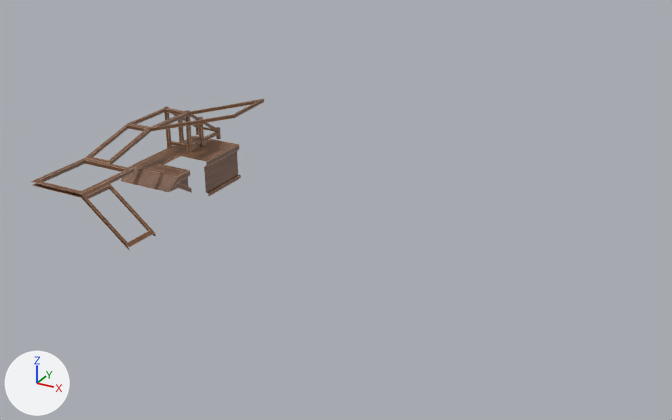
The FBX model Steel Heel Jam/Assets/Art/Meshes/Powerhouse/SM_Wood_01.fbx as it was, and as the next commit left it.
Rendered twice from a camera (50 mm lens) standing at (44.9, -106.8, 56.8) and looking at (-7.3, -12.1, 9.4). The axes (+X, +Y, +Z) are drawn at lower left. The lights are the same throughout.

In view in the first picture: 'SM_Wood_01'.
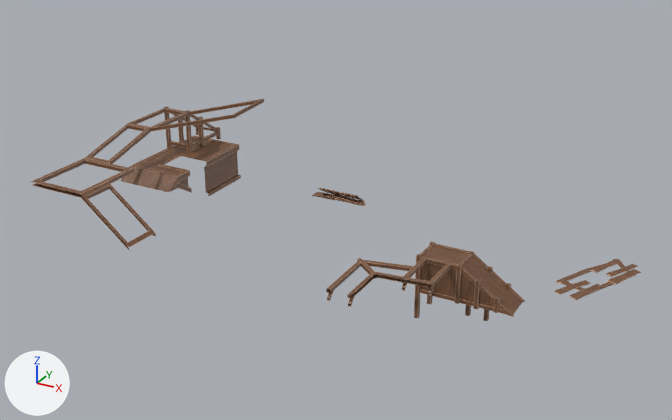
Where the change shows, as pixel boxes (x1, y1, x2, y2) in the pictures (672 x 420 px):
'SM_Wood_01', reshaped (161% wider, 46% taller)
    before: (31, 99, 264, 251)
    after: (31, 99, 641, 321)
part 1 of me_plane_010, added
    after: (427, 264, 450, 288)
part 2 of me_plane_010, added
    after: (401, 258, 426, 283)
part 3 of me_plane_010, added
    after: (427, 241, 435, 305)
part 4 of me_plane_010, added
    after: (414, 254, 422, 318)
part 5 of me_plane_010, added
    after: (465, 251, 475, 316)
part 6 of me_plane_010, added
    after: (483, 266, 493, 321)
part 7 of me_plane_010, added
    after: (455, 264, 463, 304)
part 8 of me_plane_010, added
    after: (473, 279, 481, 309)
part 9 of me_plane_010, added
    after: (493, 297, 500, 313)
part 10 of me_plane_010, added (brown)
    after: (326, 243, 641, 317)
part 11 of me_plane_010, added (brown)
    after: (312, 188, 366, 206)

The change in detail:
me_plane_010 is used by ob_sm_wood_01; location (0.0, 0.0, 0.0).
me_plane_010 had 204 vertices, 151 faces and spanned x -41.2..-23.2, y -30.1..4.6, z 3.5..19.3.
me_plane_010 now has 704 vertices, 530 faces and spans x -41.2..28.8, y -30.1..7.9, z 0.8..19.3.
me_plane_010 part 1: the loose piece of 8 vertices spanning x -37.3..-37.0, y -2.7..4.4, z 9.6..10.1 is copied, and the copy is scaled about its middle by (1.33, 0.776, 1), then moved by (47.9, -21.9, -1.1); it spans x 10.5..11.0, y -23.9..-18.4, z 8.5..9.0.
me_plane_010 part 2: the loose piece of 8 vertices spanning x -37.3..-37.0, y -2.7..4.4, z 9.6..10.1 is copied, and the copy is scaled about its middle by (1.33, 0.825, 1), then moved by (44.9, -22.1, -1.1); it spans x 7.5..8.0, y -24.2..-18.4, z 8.5..9.0.
me_plane_010 part 3: the loose piece of 8 vertices spanning x -37.3..-36.8, y -3.1..-2.6, z 8.9..15.4 is copied, and the copy is scaled about its middle by (1, 1, 1.25), then moved by (44.2, -11.8, -7.0); it spans x 6.8..7.3, y -14.9..-14.4, z 1.1..9.2.
me_plane_010 part 4: the loose piece of 8 vertices spanning x -37.3..-36.8, y -3.1..-2.6, z 8.9..15.4 is copied, and the copy is scaled about its middle by (1, 1, 1.25), then moved by (44.2, -15.5, -7.0); it spans x 6.8..7.3, y -18.7..-18.2, z 1.1..9.2.
me_plane_010 part 5: the loose piece of 8 vertices spanning x -37.3..-36.8, y -3.1..-2.6, z 8.9..15.4 is copied, and the copy is scaled about its middle by (1, 1, 1.27), then moved by (49.1, -11.7, -7.1); it spans x 11.8..12.3, y -14.9..-14.4, z 0.8..9.1.
me_plane_010 part 6: the loose piece of 8 vertices spanning x -37.3..-36.8, y -3.1..-2.6, z 8.9..15.4 is copied, and the copy is scaled about its middle by (1, 1, 1.07), then moved by (51.4, -11.7, -7.9); it spans x 14.1..14.6, y -14.9..-14.4, z 0.8..7.7.
me_plane_010 part 7: the loose piece of 8 vertices spanning x -37.3..-36.8, y -0.1..0.4, z 8.9..13.6 is copied, and the copy is moved by (49.1, -18.5, -4.5); it spans x 11.8..12.3, y -18.6..-18.1, z 4.4..9.1.
me_plane_010 part 8: the loose piece of 8 vertices spanning x -37.3..-36.8, y -3.1..-2.6, z 8.9..15.4 is copied, and the copy is scaled about its middle by (1, 1, 0.545), then moved by (51.4, -15.5, -6.1); it spans x 14.1..14.6, y -18.7..-18.2, z 4.3..7.8.
me_plane_010 part 9: the loose piece of 8 vertices spanning x -37.3..-36.8, y 4.1..4.6, z 8.9..10.7 is copied, and the copy is moved by (53.8, -22.7, -4.5); it spans x 16.4..16.9, y -18.6..-18.1, z 4.4..6.1.
me_plane_010 part 10: 257 vertices added at x 1.1..28.8, y -30.1..1.2, z 4.3..9.1.
me_plane_010 part 11: 155 vertices added at x -21.2..-12.4, y 5.2..7.9, z 2.0..3.7.
